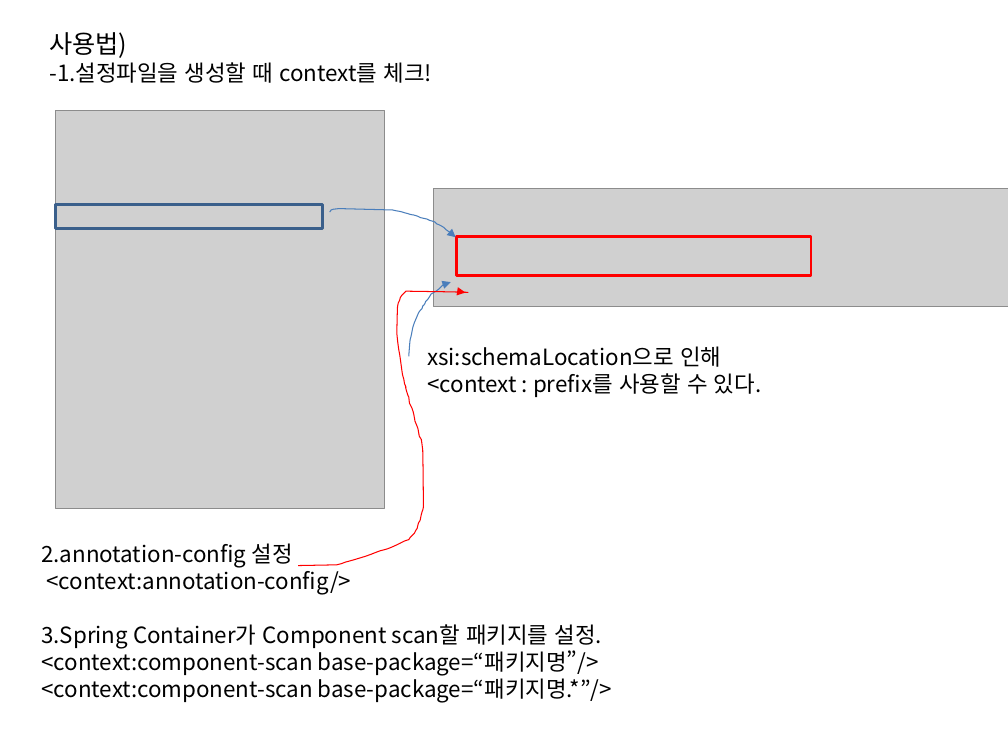
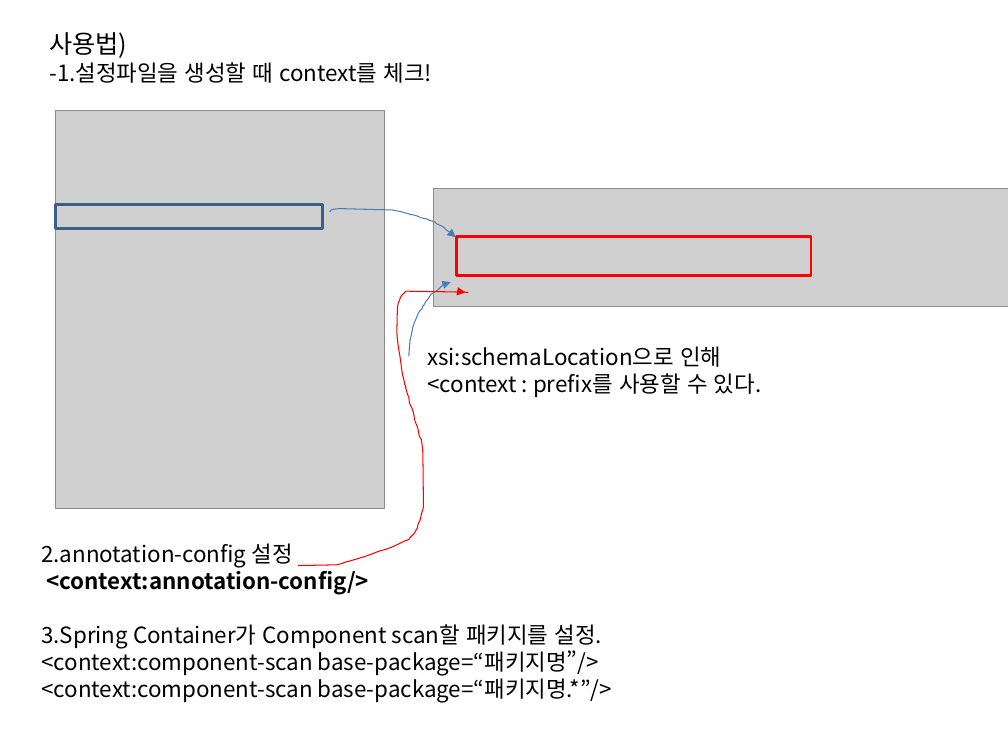
Before and after one commit to In0code/Programming_note, a slide deck: slide 3 of PPT/20231205_spring_di.pptx. Drawn at 1008x756 pixels with LibreOffice and Linux fonts; fonts in the diff are those of the drawing; grey boxes stand for pictures. Boxes give left, top, right and bottom in pixels: in the first picture for what was removed or moved away, otherwise in the second. Text is boxed around its words. In the diff, an @@ line names an element or a change of style, - is before the commit and + after.

```diff
--- a/PPT/20231205_spring_di.pptx
+++ b/PPT/20231205_spring_di.pptx
@@ text at bbox=[46, 567, 369, 595]: bold on in "<context:annotation-config/>" @@
```
Also in this commit, not shown: 5 other slides changed, 2 other files.
